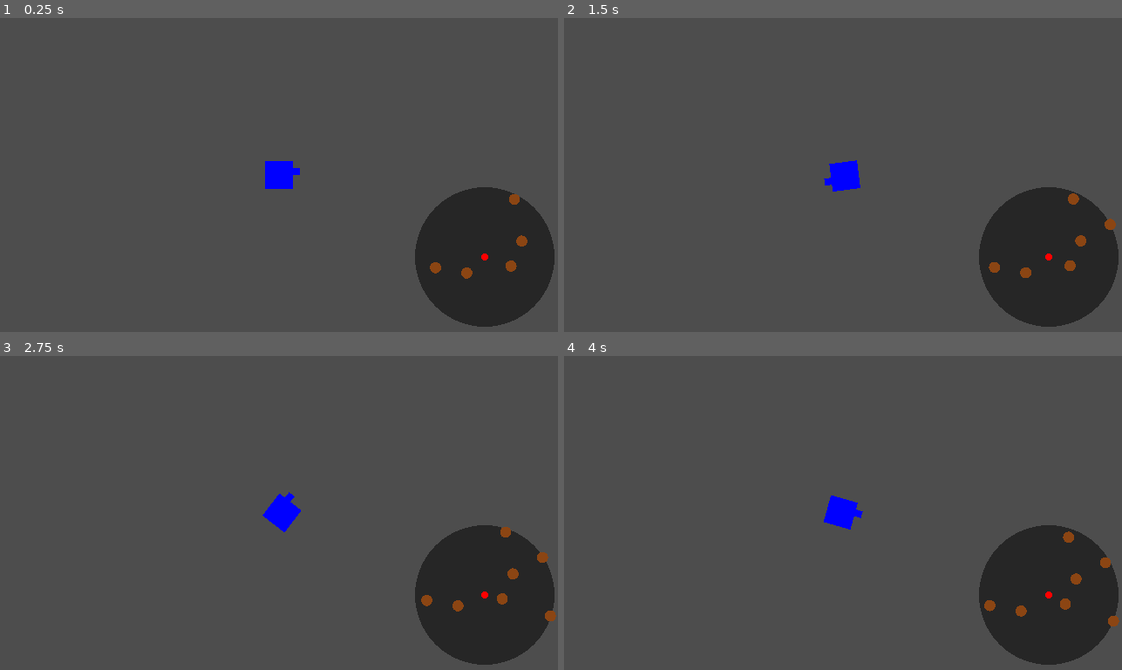
Above: before the commit, frames 1-4 (two rows, left to right).
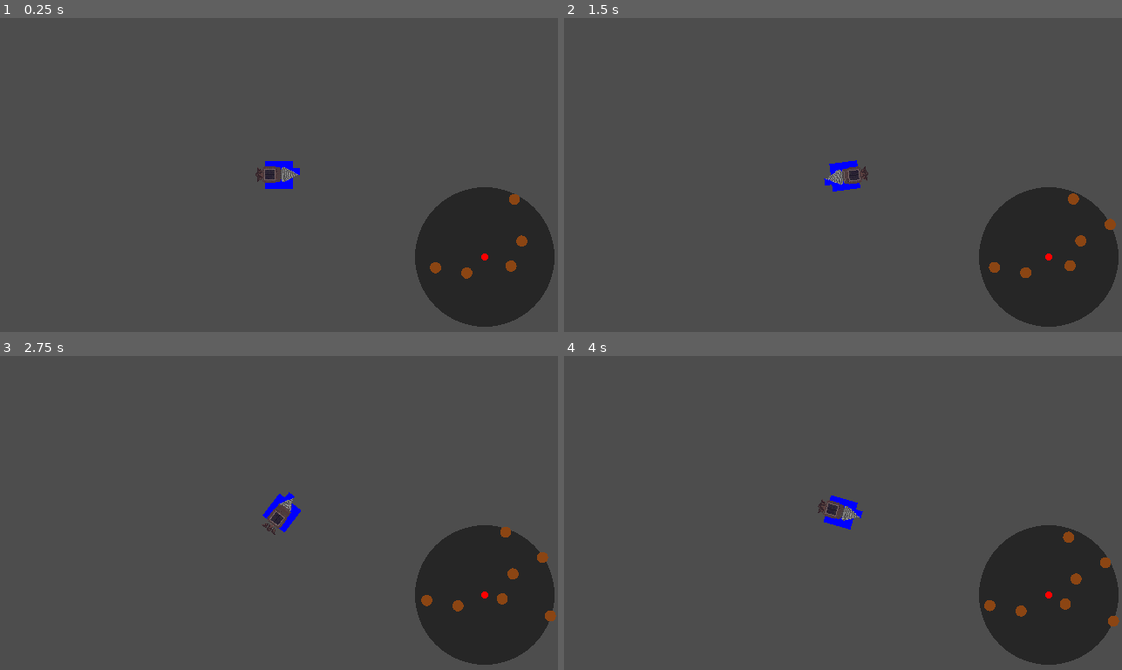
Above: after the commit, the same moments.

Repository: liamhendricks/godot-wild-jam-93
Game: Godot game, scene res://main.tscn
Two runs of this game, one before a commit and one after it. Both use one fixed random seed, a clock stepped at 60 frames per second and the inputs below.
Inputs (mouse positions are in pixels of both pictures, inside the frame that each line leads up to):
- Up to frame 1 (0.25 s): no input
- Up to frame 2 (1.5 s): tap Enter at 0.5 s; move the mouse to (965, 159) at 0.52 s; hold D (right) 0.53-1.28 s; tap F (drill_transition, bound only after the commit) at 0.6 s; tap Space (drilling, bound only after the commit) at 0.8, 1.35 s; move the mouse to (731, 190) at 1.27 s; hold S (down) from 1.28 s (still down)
- Up to frame 3 (2.75 s): tap G (hull_transition, bound only after the commit) at 1.55, 2.1 s; move the mouse to (334, 443) at 2.02 s; release S (down) at 2.03 s; hold D (right) from 2.03 s (still down); tap F (drill_transition, bound only after the commit) at 2.3 s
- Up to frame 4 (4 s): move the mouse to (815, 575) at 2.77 s; release D (right) at 2.78 s; hold W (up) 2.78-3.53 s; tap F (drill_transition, bound only after the commit) at 2.85 s; tap Space (drilling, bound only after the commit) at 3.05, 3.6 s; move the mouse to (1010, 560) at 3.52 s; hold A (left) from 3.53 s (still down); tap G (hull_transition, bound only after the commit) at 3.8 s

The runs differ from the first frame. In frame 1, 0.3% of the frame differs, in the area x 45-54%, y 47-53%; in frame 2, 0.3%, in the area x 46-55%, y 47-54%; in frame 3, 0.3%; in frame 4, 0.3%.

Commit message:
timer and mothership

Diff:
--- a/godot-wild-jam-93/autoload/GameManager.gd
+++ b/godot-wild-jam-93/autoload/GameManager.gd
@@ -1,10 +1,13 @@
 extends Node
+
+
 
 var rng : RandomNumberGenerator
 
 func _ready() -> void:
 	rng = RandomNumberGenerator.new()
 	rng.seed = hash(Time.get_ticks_msec())
+
 
 func get_centroid(points : PackedVector2Array) -> Vector2:
 	if points.size() == 0:
--- /dev/null
+++ b/godot-wild-jam-93/entities/MotherShip.tscn
@@ -0,0 +1,11 @@
+[gd_scene format=3 uid="uid://dmrgm8iua12fd"]
+
+[ext_resource type="Texture2D" uid="uid://da6gati2bqvvf" path="res://assets/mothership.webp" id="1_7bytl"]
+[ext_resource type="Script" uid="uid://cqfstfv1k8gh" path="res://entities/mother_ship.gd" id="1_w43xp"]
+
+[node name="MotherShip" type="Node2D" unique_id=1851260540]
+script = ExtResource("1_w43xp")
+
+[node name="Sprite2D" type="Sprite2D" parent="." unique_id=479078289]
+z_index = -100
+texture = ExtResource("1_7bytl")
--- a/godot-wild-jam-93/entities/Player.gd
+++ b/godot-wild-jam-93/entities/Player.gd
@@ -16,3 +16,11 @@
 func _on_draw() -> void:
 	self.draw_rect(Rect2(position.x - 16.0, position.y - 16.0, 32.0, 32.0), Color.BLUE)
 	self.draw_rect(Rect2(position.x + 16.0, position.y - 8.0, 8.0, 8.0), Color.BLUE)
+
+func _process(delta: float) -> void:
+	if Input.is_action_just_pressed("drilling"):
+		$AnimatedSprite2D.play("drill_mode")
+	if Input.is_action_just_pressed("hull_transition"):
+		$AnimatedSprite2D.play("hull_transition")
+	if Input.is_action_just_pressed("drill_transition"):
+		$AnimatedSprite2D.play("drill_transition")
--- a/godot-wild-jam-93/entities/Player.tscn
+++ b/godot-wild-jam-93/entities/Player.tscn
@@ -2,9 +2,124 @@
 
 [ext_resource type="Script" uid="uid://7s2orcl5po0w" path="res://entities/Player.gd" id="1_ojs4q"]
 [ext_resource type="Script" uid="uid://be36p4yydhbkw" path="res://components/MovementComponent.gd" id="2_lw5ub"]
+[ext_resource type="Texture2D" uid="uid://d1m8652gvjxjq" path="res://assets/itsdrillingtime!!.png" id="3_lw5ub"]
 
 [sub_resource type="CircleShape2D" id="CircleShape2D_1bvp3"]
 radius = 8.0
+
+[sub_resource type="AtlasTexture" id="AtlasTexture_ks8m5"]
+atlas = ExtResource("3_lw5ub")
+region = Rect2(0, 64, 64, 64)
+
+[sub_resource type="AtlasTexture" id="AtlasTexture_l1ths"]
+atlas = ExtResource("3_lw5ub")
+region = Rect2(256, 64, 64, 64)
+
+[sub_resource type="AtlasTexture" id="AtlasTexture_a1f57"]
+atlas = ExtResource("3_lw5ub")
+region = Rect2(320, 64, 64, 64)
+
+[sub_resource type="AtlasTexture" id="AtlasTexture_25mxy"]
+atlas = ExtResource("3_lw5ub")
+region = Rect2(384, 64, 64, 64)
+
+[sub_resource type="AtlasTexture" id="AtlasTexture_dv4ir"]
+atlas = ExtResource("3_lw5ub")
+region = Rect2(448, 64, 64, 64)
+
+[sub_resource type="AtlasTexture" id="AtlasTexture_idcse"]
+atlas = ExtResource("3_lw5ub")
+region = Rect2(0, 64, 64, 64)
+
+[sub_resource type="AtlasTexture" id="AtlasTexture_p37y2"]
+atlas = ExtResource("3_lw5ub")
+region = Rect2(64, 64, 64, 64)
+
+[sub_resource type="AtlasTexture" id="AtlasTexture_vkqcq"]
+atlas = ExtResource("3_lw5ub")
+region = Rect2(128, 64, 64, 64)
+
+[sub_resource type="AtlasTexture" id="AtlasTexture_b4uku"]
+atlas = ExtResource("3_lw5ub")
+region = Rect2(192, 64, 64, 64)
+
+[sub_resource type="AtlasTexture" id="AtlasTexture_lw5ub"]
+atlas = ExtResource("3_lw5ub")
+region = Rect2(192, 64, 64, 64)
+
+[sub_resource type="AtlasTexture" id="AtlasTexture_7qicf"]
+atlas = ExtResource("3_lw5ub")
+region = Rect2(128, 64, 64, 64)
+
+[sub_resource type="AtlasTexture" id="AtlasTexture_kqo1p"]
+atlas = ExtResource("3_lw5ub")
+region = Rect2(64, 64, 64, 64)
+
+[sub_resource type="AtlasTexture" id="AtlasTexture_5q58l"]
+atlas = ExtResource("3_lw5ub")
+region = Rect2(0, 64, 64, 64)
+
+[sub_resource type="SpriteFrames" id="SpriteFrames_7qicf"]
+animations = [{
+"frames": [{
+"duration": 1.0,
+"texture": SubResource("AtlasTexture_ks8m5")
+}],
+"loop": true,
+"name": &"default",
+"speed": 5.0
+}, {
+"frames": [{
+"duration": 1.0,
+"texture": SubResource("AtlasTexture_l1ths")
+}, {
+"duration": 1.0,
+"texture": SubResource("AtlasTexture_a1f57")
+}, {
+"duration": 1.0,
+"texture": SubResource("AtlasTexture_25mxy")
+}, {
+"duration": 1.0,
+"texture": SubResource("AtlasTexture_dv4ir")
+}],
+"loop": true,
+"name": &"drill_mode",
+"speed": 10.0
+}, {
+"frames": [{
+"duration": 1.0,
+"texture": SubResource("AtlasTexture_idcse")
+}, {
+"duration": 1.0,
+"texture": SubResource("AtlasTexture_p37y2")
+}, {
+"duration": 1.0,
+"texture": SubResource("AtlasTexture_vkqcq")
+}, {
+"duration": 1.0,
+"texture": SubResource("AtlasTexture_b4uku")
+}],
+"loop": false,
+"name": &"drill_transition",
+"speed": 5.0
+}, {
+"frames": [{
+"duration": 1.0,
+"texture": SubResource("AtlasTexture_lw5ub")
+}, {
+"duration": 1.0,
+"texture": SubResource("AtlasTexture_7qicf")
+}, {
+"duration": 1.0,
+"texture": SubResource("AtlasTexture_kqo1p")
+}, {
+"duration": 1.0,
+"texture": SubResource("AtlasTexture_5q58l")
+}],
+"loop": false,
+"name": &"hull_transition",
+"speed": 5.0
+}]
 
 [node name="Player" type="CharacterBody2D" unique_id=541402811 node_paths=PackedStringArray("movement_component")]
 collision_mask = 2
@@ -30,3 +145,9 @@
 
 [node name="LeftSpawn" type="Node2D" parent="." unique_id=908902672]
 position = Vector2(32, -32)
+
+[node name="AnimatedSprite2D" type="AnimatedSprite2D" parent="." unique_id=2120590073]
+texture_filter = 1
+rotation = 1.5718023
+sprite_frames = SubResource("SpriteFrames_7qicf")
+animation = &"hull_transition"
--- /dev/null
+++ b/godot-wild-jam-93/entities/mother_ship.gd
@@ -0,0 +1,4 @@
+extends Node2D
+
+var enter_timer = 10.0
+var exit_timer = 10.0
--- a/godot-wild-jam-93/main.gd
+++ b/godot-wild-jam-93/main.gd
@@ -4,14 +4,31 @@
 @onready var shape_generator : ShapeGenerator = $ShapeGenerator
 @onready var player : CharacterBody2D = $Player
 @onready var state_machine : StateMachine = $StateMachine
+var enter_timer = 10.0
+var exit_timer = 20
+var mother_ship = preload("res://entities/MotherShip.tscn")
+var mother_arriving = null
 
 func _ready() -> void:
 	state_machine.init(player)
 	UserInterface.init(player, shape_generator)
 
+
 func _input(event: InputEvent) -> void:
 	if event.is_action_pressed("quit"):
 		get_tree().quit()
 
-func _physics_process(_delta: float) -> void:
+func _physics_process(delta: float) -> void:
 	camera.position = player.position
+	enter_timer = enter_timer - delta
+	exit_timer = exit_timer - delta
+	if enter_timer <= 0:
+		mother_arriving = mother_ship.instantiate()
+		mother_arriving.position = player.position
+		add_child(mother_arriving)#mother is here
+		enter_timer = 20.0
+		exit_timer = 10
+	if exit_timer <= 0:
+		if mother_arriving != null:
+			mother_arriving.queue_free()
+			mother_arriving = null
--- a/godot-wild-jam-93/project.godot
+++ b/godot-wild-jam-93/project.godot
@@ -58,6 +58,21 @@
 "events": [Object(InputEventKey,"resource_local_to_scene":false,"resource_name":"","device":-1,"window_id":0,"alt_press …(192 unchanged characters)…
 ]
 }
+drilling={
+"deadzone": 0.2,
+"events": [Object(InputEventKey,"resource_local_to_scene":false,"resource_name":"","device":-1,"window_id":0,"alt_pressed":false,"shift_pressed":false,"ctrl_pressed":false,"meta_pressed":false,"pressed":false,"keycode":0,"physical_keycode":32,"key_label":0,"unicode":32,"location":0,"echo":false,"script":null)
+]
+}
+drill_transition={
+"deadzone": 0.2,
+"events": [Object(InputEventKey,"resource_local_to_scene":false,"resource_name":"","device":-1,"window_id":0,"alt_pressed":false,"shift_pressed":false,"ctrl_pressed":false,"meta_pressed":false,"pressed":false,"keycode":0,"physical_keycode":70,"key_label":0,"unicode":102,"location":0,"echo":false,"script":null)
+]
+}
+hull_transition={
+"deadzone": 0.2,
+"events": [Object(InputEventKey,"resource_local_to_scene":false,"resource_name":"","device":-1,"window_id":0,"alt_pressed":false,"shift_pressed":false,"ctrl_pressed":false,"meta_pressed":false,"pressed":false,"keycode":0,"physical_keycode":71,"key_label":0,"unicode":103,"location":0,"echo":false,"script":null)
+]
+}
 
 [layer_names]
 
Binary file added: godot-wild-jam-93/assets/itsdrillingtime!!.png
Not shown, added: godot-wild-jam-93/assets/itsdrillingtime!!.png.import
Binary file added: godot-wild-jam-93/assets/mothership.webp
Not shown, added: godot-wild-jam-93/assets/mothership.webp.import
Not shown, added: godot-wild-jam-93/entities/mother_ship.gd.uid
Not shown, added: godot-wild-jam-93/.DS_Store
